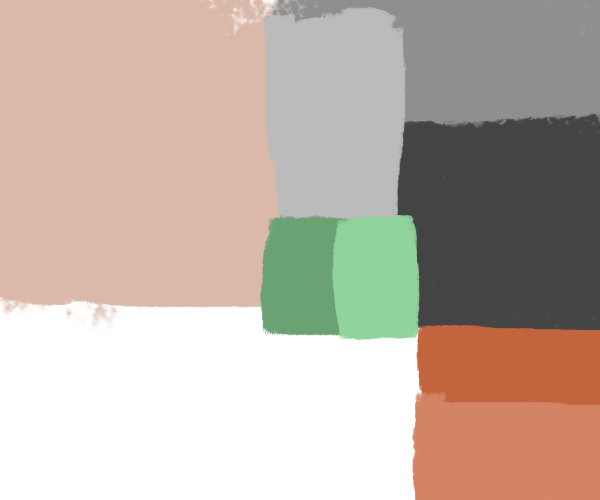
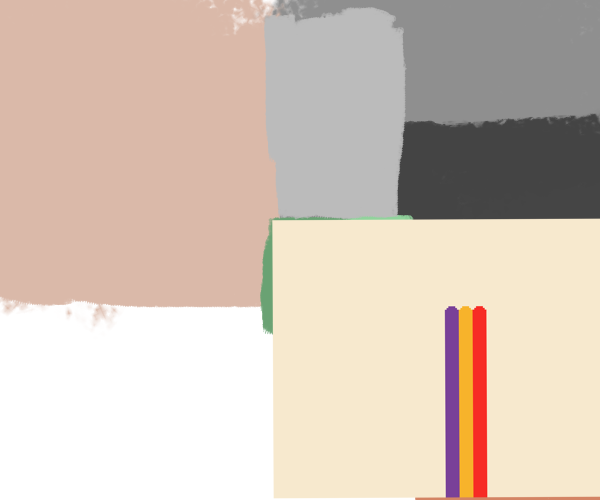
Layers edited between the first and the second 600 x 500 image:
added layer "Paint Layer 2 (beillesztett)" above "Paint Layer 1" over [272, 218, 600, 499]
painted on "Paint Layer 1" over [272, 218, 600, 499]
